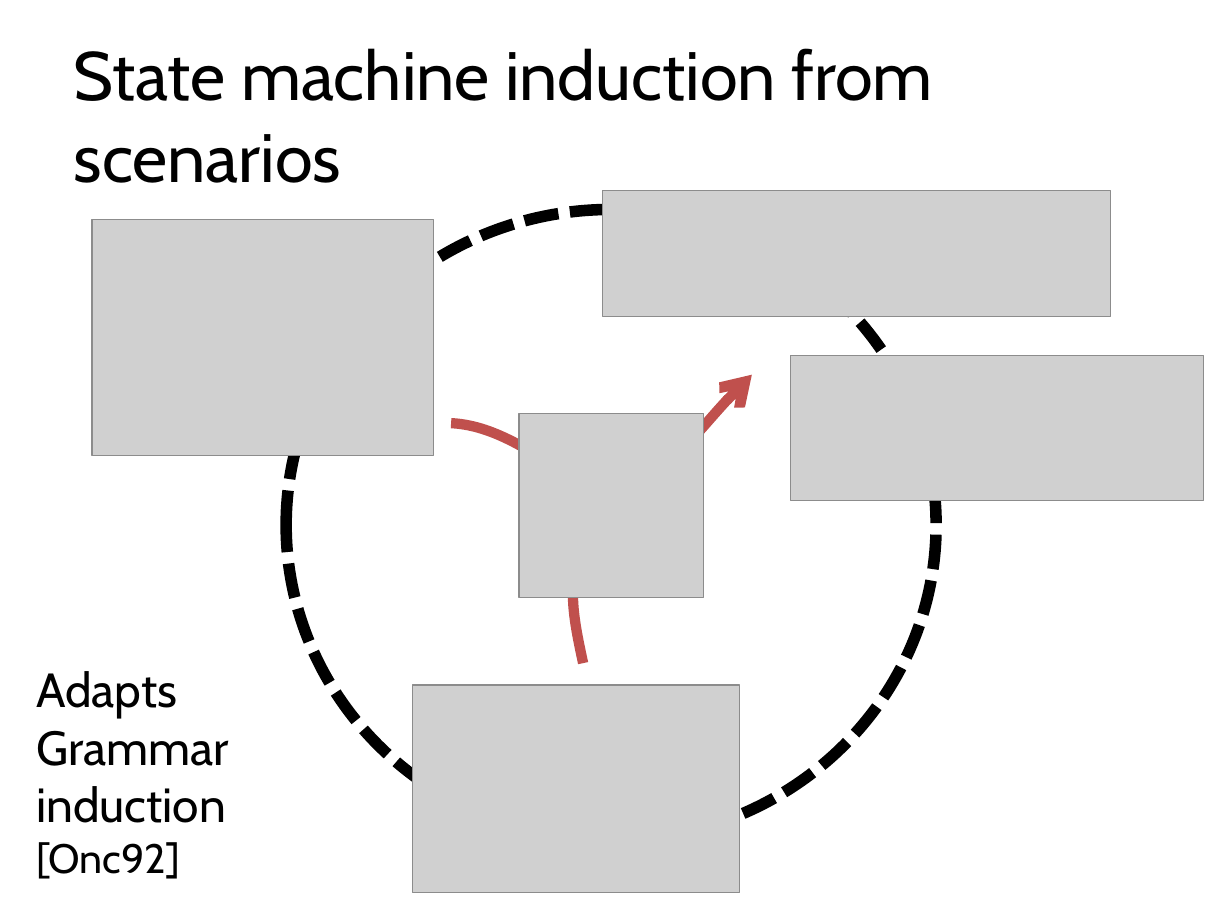
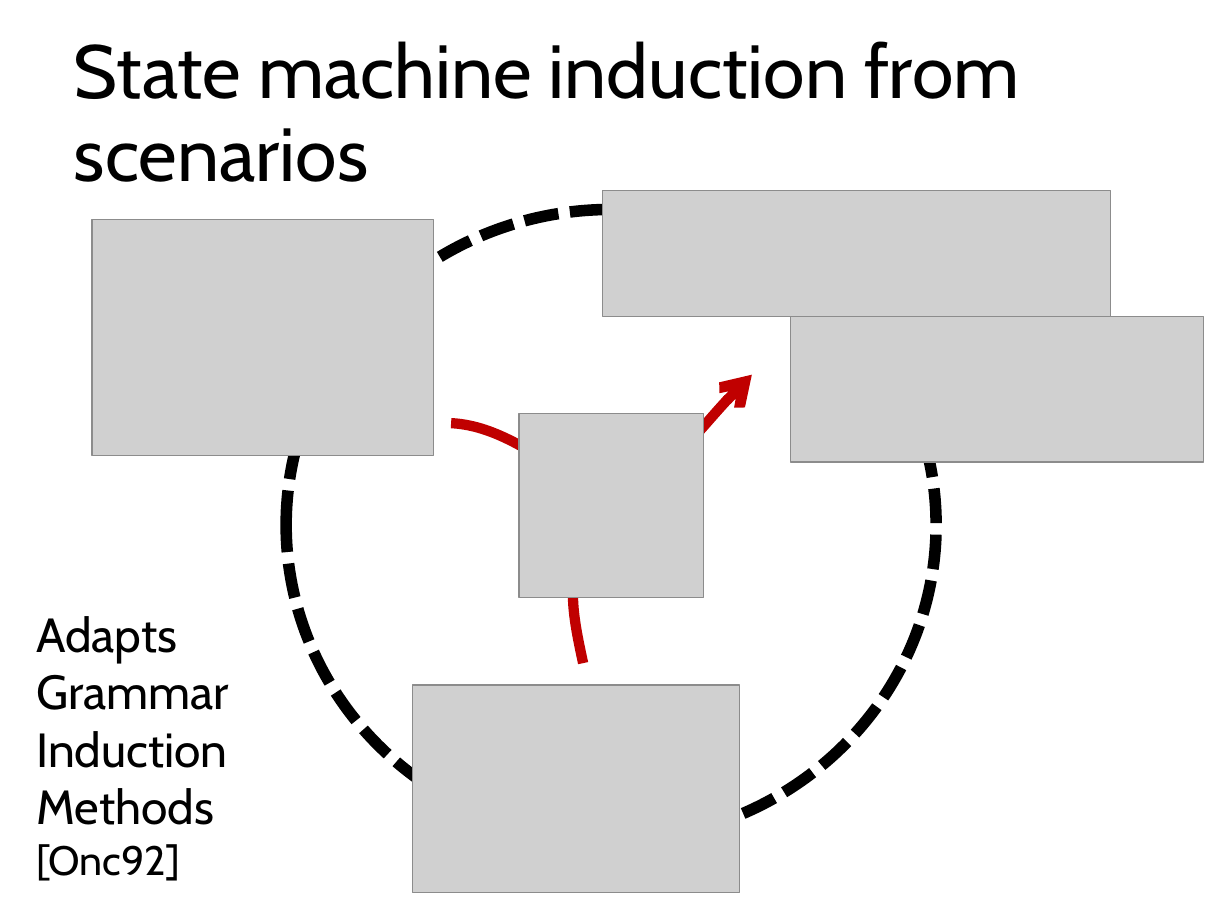
Before and after one commit to blambeau/phd, a slide deck: slide 36 of public-defense/slides.pptx (slide 34 before the commit). Drawn at 1232x924 pixels with LibreOffice and Linux fonts; fonts in the diff are those of the drawing; grey boxes stand for pictures. Boxes give left, top, right and bottom in pixels: in the first picture for what was removed or moved away, otherwise in the second. Text is boxed around its words. In the diff, an @@ line names an element or a change of style, - is before the commit and + after.

Commit message:
Scenario questions revisited

```diff
--- a/public-defense/slides.pptx
+++ b/public-defense/slides.pptx
@@ title "State machine induction from scenarios" at (x1=74, y1=41, x2=1020, y2=182): size 40 to 44 pt; line spacing 1 to 48pt @@
@@ picture moved from (x1=791, y1=355, x2=1204, y2=500) to (x1=791, y1=317, x2=1204, y2=462) @@
@@ freeform shape at (x1=451, y1=375, x2=752, y2=492): outline #C0504D 6 pt to #C00000 6 pt @@
@@ freeform shape at (x1=568, y1=477, x2=647, y2=663): outline #C0504D 6 pt to #C00000 6 pt @@
@@ text "Adapts" moved from (x1=36, y1=671, x2=228, y2=879) to (x1=36, y1=616, x2=228, y2=881) @@
@@ text at (x1=36, y1=674, x2=228, y2=881): text changed @@
-Grammar
-induction
-[Onc92]
+Grammar
+Induction
+Methods
+[Onc92]
```
Also in this commit, not shown: 39 other slides changed, 15 slides added, 1 slide removed, 3 other files.
